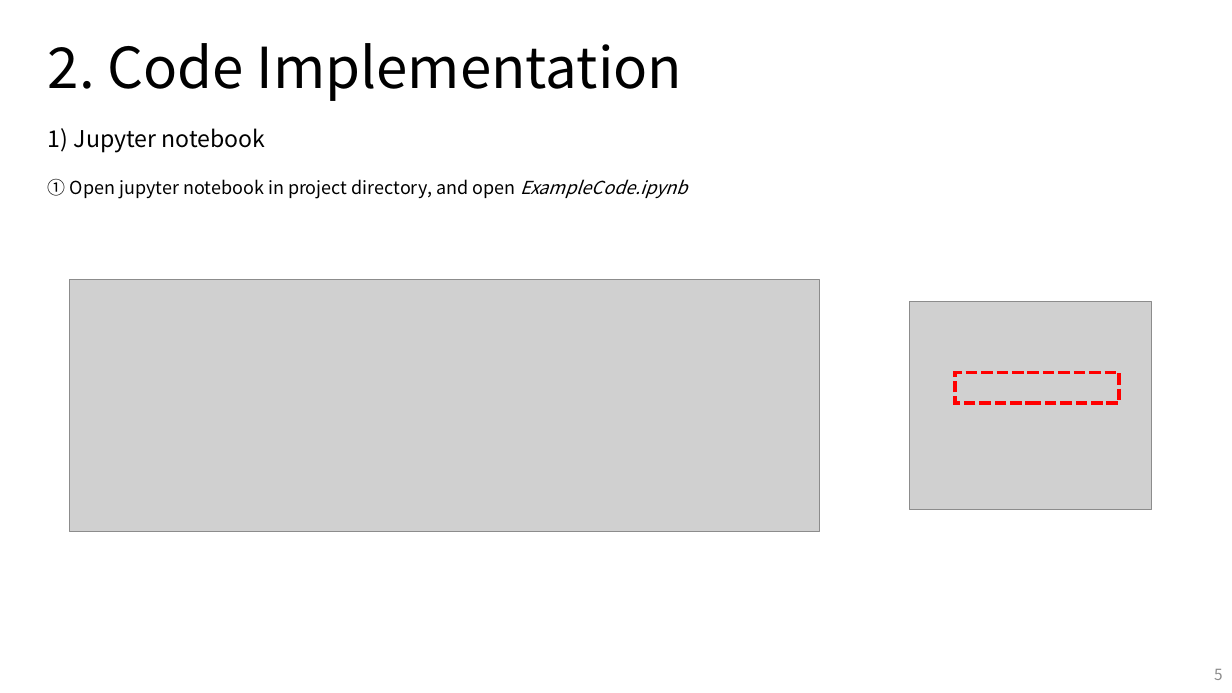
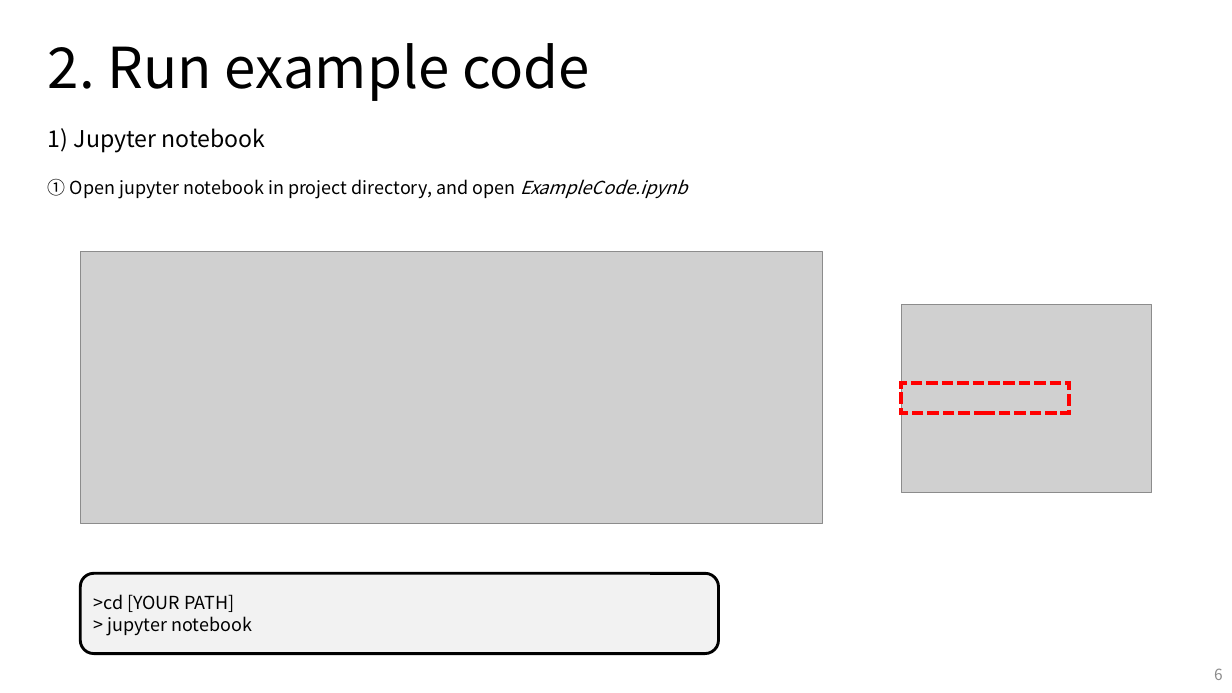
Before and after one commit to 0LYS0/mech439_pybullet_example, a slide deck: slide 6 of mech439_pybullet_example.pptx (slide 5 before the commit). Drawn at 1232x693 pixels with LibreOffice and Linux fonts; fonts in the diff are those of the drawing; grey boxes stand for pictures; background and template pictures are left out. Boxes give left, top, right and bottom in pixels: in the first picture for what was removed or moved away, otherwise in the second. Text is boxed around its words. In the diff, an @@ line names an element or a change of style, - is before the commit and + after.

```diff
--- a/mech439_pybullet_example.pptx
+++ b/mech439_pybullet_example.pptx
@@ text at <box>48,43,590,101</box>: text changed @@
-2. Code Implementation
+2. Run example code
@@ picture: place and size @@
-picture at <box>69,280,820,532</box>
+picture at <box>80,251,823,524</box>
@@ picture: place and size @@
-picture at <box>909,302,1153,510</box>
+picture at <box>902,304,1153,493</box>
@@ rectangle: place and size @@
-rectangle at <box>955,372,1119,403</box>
+rectangle at <box>902,383,1069,413</box>
@@ rounded rectangle added at <box>80,574,719,654</box>, fill #F2F2F2, outline #000000 2.25 pt, 14 pt, text #000000 @@
+>cd [YOUR PATH]
+> jupyter notebook
@@ page number at <box>1214,668,1223,680</box>: text changed @@
-5
+6
```
Also in this commit, not shown: 1 slide added, 1 other file.
